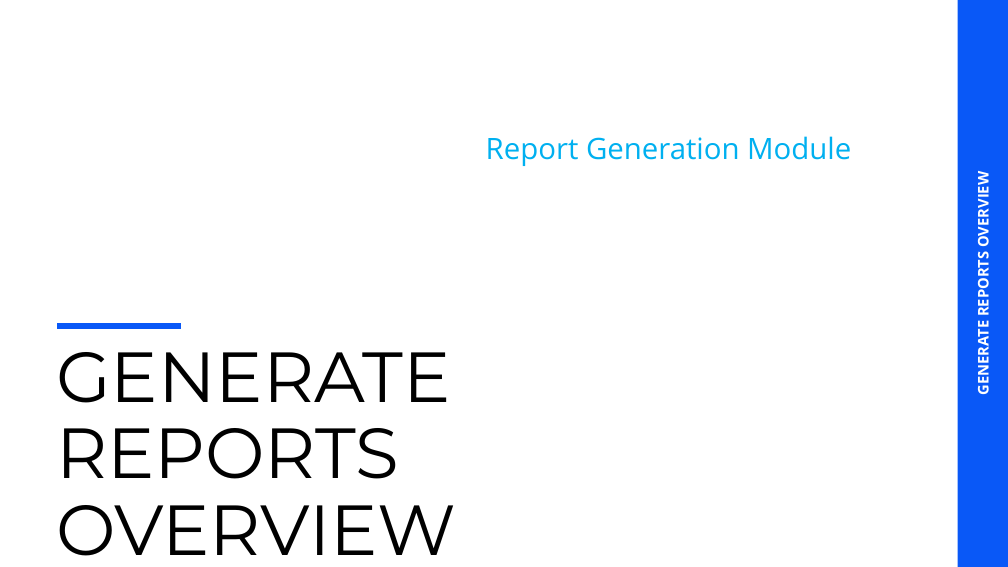
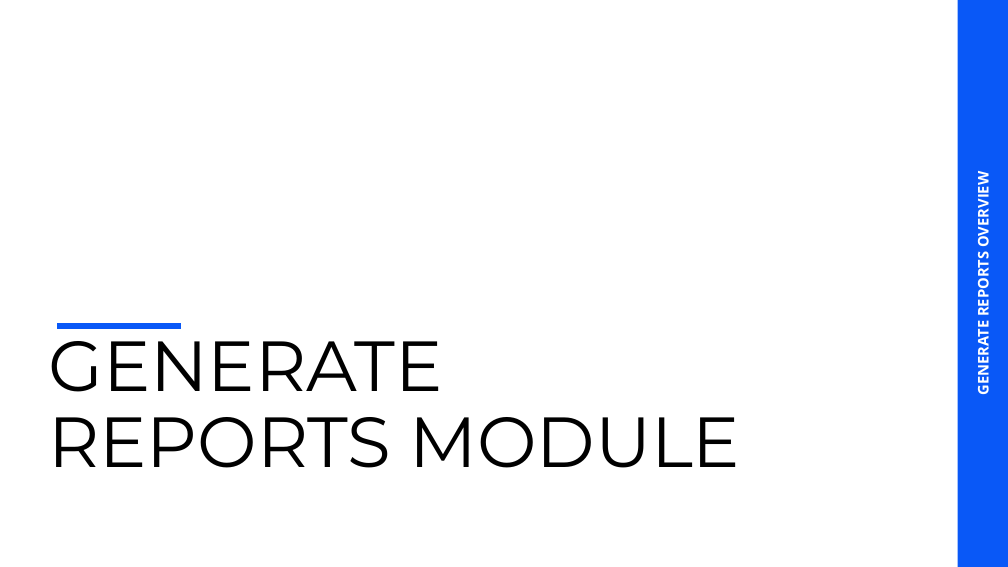
Before and after one commit to asifkotla/EmplManagementSystem, a slide deck: slide 10 of PowerPoint Presentation/EMPLOYEE MANAGEMENT SYSTEM.pptx. Drawn at 1008x567 pixels with LibreOffice and Linux fonts; fonts in the diff are those of the drawing; background and template pictures are left out. Boxes give left, top, right and bottom in pixels: in the first picture for what was removed or moved away, otherwise in the second. Text is boxed around its words. In the diff, an @@ line names an element or a change of style, - is before the commit and + after.

Commit message:
updated presentation

```diff
--- a/PowerPoint Presentation/EMPLOYEE MANAGEMENT SYSTEM.pptx
+++ b/PowerPoint Presentation/EMPLOYEE MANAGEMENT SYSTEM.pptx
@@ text removed at [486,136,851,166] @@
-Report Generation Module
@@ title at [48,323,741,468]: text changed @@
-GENERATE REPORTS OVERVIEW
+GENERATE REPORTS MODULE
```
Also in this commit, not shown: 17 other slides changed, 7 slides added, 1 other file.
